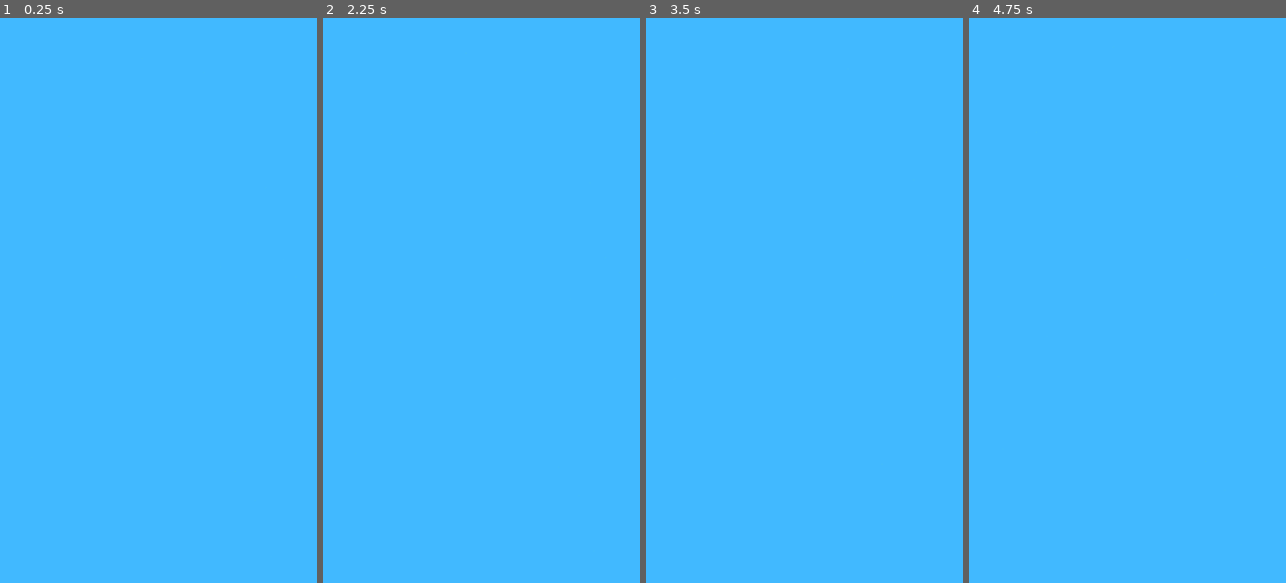
Above: before the commit, frames 1-4 (left to right).
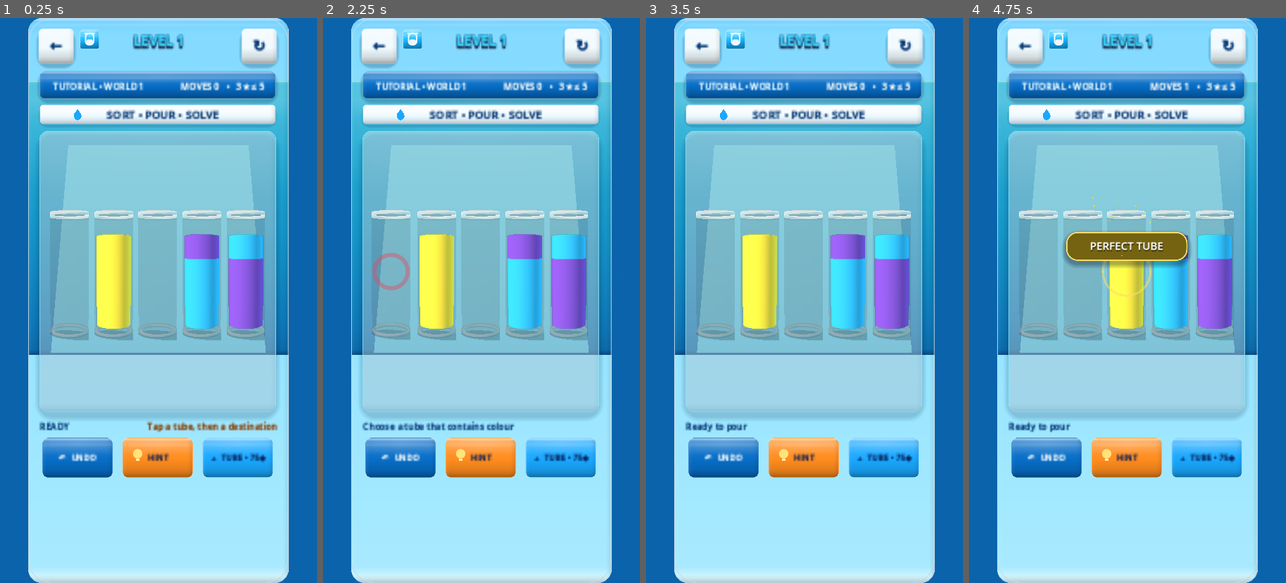
Above: after the commit, the same moments.

Repository: eghosa001/unjam
Game: Godot game, scene res://scenes/WaterSort.tscn
Same seed, same stepped clock (60 frames per second), same inputs: the game is played once before the commit and once after it. This scene is started directly instead of the project's main scene.
Inputs (mouse positions are in pixels of both pictures, inside the frame that each line leads up to):
- Up to frame 1 (0.25 s): no input
- Up to frame 2 (2.25 s): click (380, 46) at 0.5 s, where only the run after the commit has a clickable "←"; click (582, 46) at 1.25 s, where only the run after the commit has a clickable "↻"; click (392, 272) at 2.02 s
- Up to frame 3 (3.5 s): click (760, 272) at 2.77 s
- Up to frame 4 (4.75 s): click (1127, 272) at 3.52 s; click (1171, 272) at 4.27 s

The runs differ from the first frame. In frame 1, 99% of the frame differs, in the area x 0-100%, y 0-100%; in frame 2, 99%; in frame 3, 99%; in frame 4, 99%.
Error before the commit: Parse Error: Could not resolve class "res://scripts/game/water_sort_assisted.gd". (res://scripts/game/water_sort_10000.gd:1)

Commit message:
fix: restore Water guidance contrast constant

Diff:
--- a/scripts/game/water_sort_casual.gd
+++ b/scripts/game/water_sort_casual.gd
@@ -9,6 +9,7 @@
 const OFF_WHITE := Color(1.0, 0.995, 0.97)
 const BLUE := Color(0.03, 0.43, 0.78)
 const ORANGE := Color(1.0, 0.55, 0.12)
+const GUIDANCE_ORANGE := Color("#8a3b00")
 
 var figma_canvas: Control
 var gameplay_stage: PanelContainer
